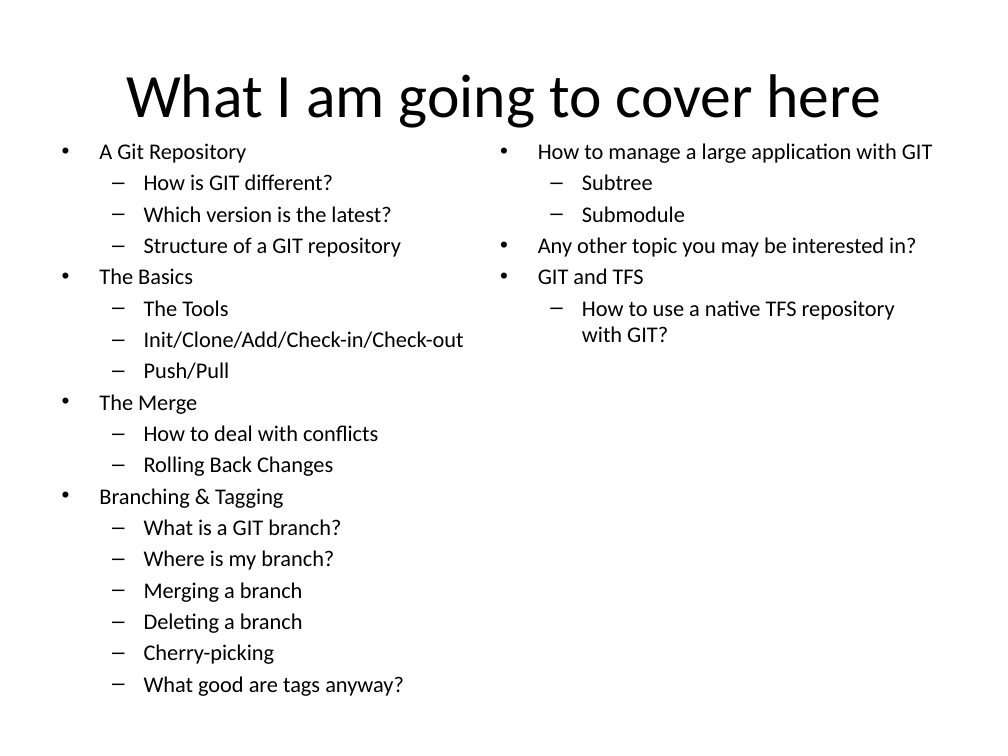
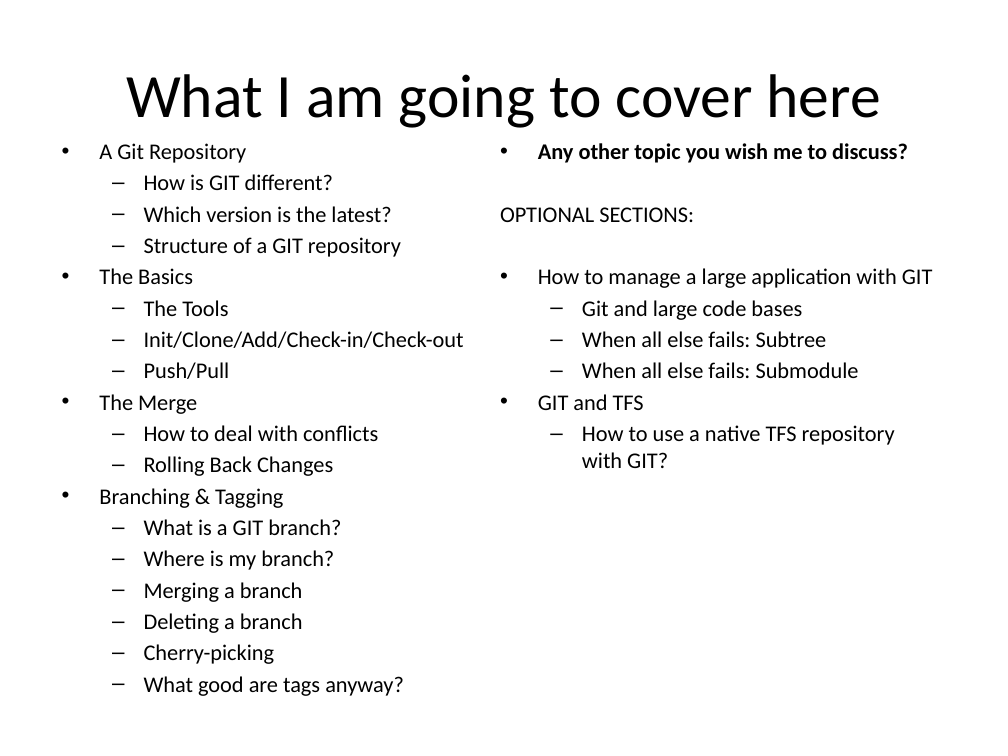
Before and after one commit to kangelov/gitdemo, a slide deck: slide 2 of powerpoint/An Introduction to GIT.pptx. Drawn at 1008x756 pixels with LibreOffice and Linux fonts; fonts in the diff are those of the drawing. Boxes give left, top, right and bottom in pixels: in the first picture for what was removed or moved away, otherwise in the second. Text is boxed around its words. In the diff, an @@ line names an element or a change of style, - is before the commit and + after.

```diff
--- a/powerpoint/An Introduction to GIT.pptx
+++ b/powerpoint/An Introduction to GIT.pptx
@@ text at [500, 143, 908, 222]: paragraphs added @@
+• Any other topic you wish me to discuss?
+OPTIONAL SECTIONS:
@@ text at [582, 300, 859, 378]: text changed @@
-  – Subtree
-  – Submodule
-• Any other topic you may be interested in?
+  – Git and large code bases
+  – When all else fails: Subtree
+  – When all else fails: Submodule
```
Also in this commit, not shown: 9 slides added.
